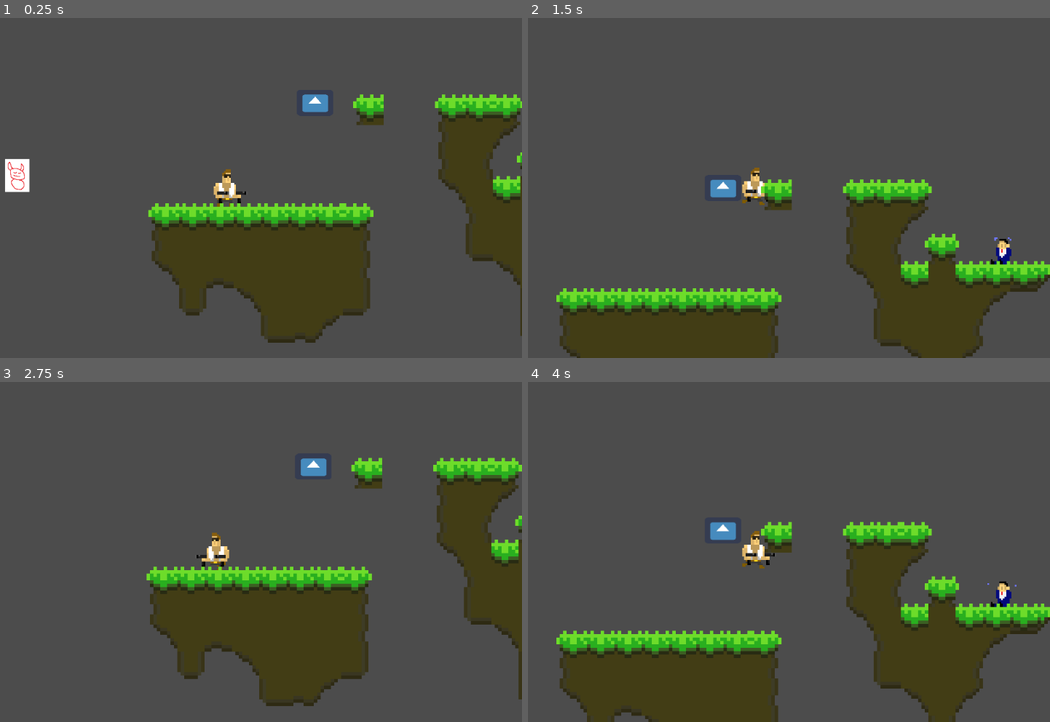
Above: before the commit, frames 1-4 (two rows, left to right).
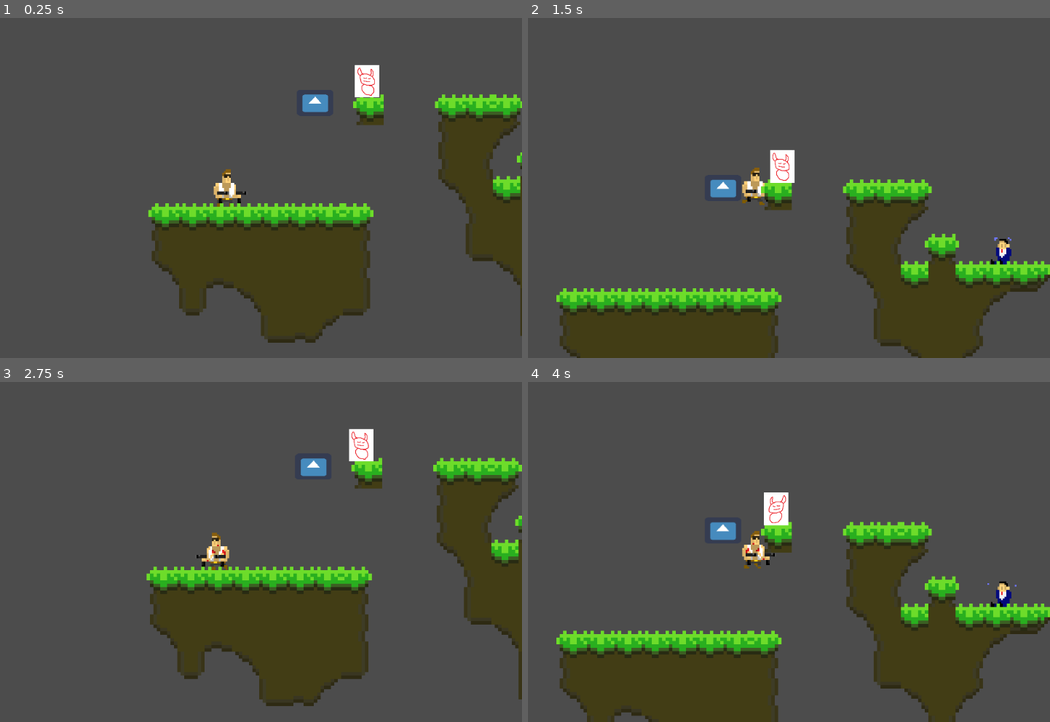
Above: after the commit, the same moments.

Repository: Slimonade1/Eksamensprojekt
Game: Godot game, scene res://Scenes/masterScene.tscn
Same seed, same stepped clock (60 frames per second), same inputs: the game is played once before the commit and once after it. The engine's default icon, where the game draws it, is replaced by a stand-in: a white triangle on a blue panel in a dark square.
Inputs:
- Up to frame 1 (0.25 s): no input
- Up to frame 2 (1.5 s): tap Enter at 0.5 s; hold D (ui_right) from 0.53 s (still down); tap W (ui_up) at 0.77 s
- Up to frame 3 (2.75 s): tap W (ui_up) at 1.52 s; release D (ui_right) at 2.03 s; hold A (ui_left) from 2.03 s (still down)
- Up to frame 4 (4 s): release A (ui_left) at 2.78 s; hold D (ui_right) from 2.78 s (still down); tap W (ui_up) at 3.02, 3.77 s

The runs differ from the first frame. In frame 1, 0.9% of the frame differs, in the area x 0-73%, y 13-52%; in frame 2, 0.5%; in frame 3, 0.5%; in frame 4, 0.5%.

Commit message:
Singletons added

Diff:
--- a/Scenes/Companion.tscn
+++ b/Scenes/Companion.tscn
@@ -20,7 +20,7 @@
 [sub_resource type="RectangleShape2D" id=2]
 extents = Vector2( 6, 7.5 )
 
-[node name="Companion" type="Area2D"]
+[node name="Companion" type="Area2D" groups=["Companions"]]
 scale = Vector2( -3, 3 )
 script = ExtResource( 8 )
 
--- a/Scenes/gameScene.tscn
+++ b/Scenes/gameScene.tscn
@@ -962,7 +962,7 @@
 [node name="Enemies" type="Node" parent="."]
 
 [node name="Enemy" parent="Enemies" instance=ExtResource( 4 )]
-position = Vector2( 127, -505 )
+position = Vector2( 749, -623 )
 
 [node name="Jump effect" type="AnimatedSprite" parent="."]
 visible = false
--- a/Scripts/Player.gd
+++ b/Scripts/Player.gd
@@ -29,11 +29,13 @@
 onready var tilemap = $"../Background/TileMap"
 var Bullet = preload("res://Scenes/Bullet.tscn")
 
+
 func _ready():
 	sprite.playing = true
 
 	spriteFriend.visible = false
 	spriteFriend.playing = true
+
 
 func _physics_process(delta):
 	handleMovement(delta)
--- /dev/null
+++ b/Singletons.gd
@@ -0,0 +1,3 @@
+extends Node
+
+var lmao = 1
--- a/project.godot
+++ b/project.godot
@@ -13,6 +13,10 @@
 config/name="Eksamensprojekt"
 run/main_scene="res://Scenes/masterScene.tscn"
 config/icon="res://icon.png"
+
+[autoload]
+
+Singletons="*res://Singletons.gd"
 
 [display]
 
